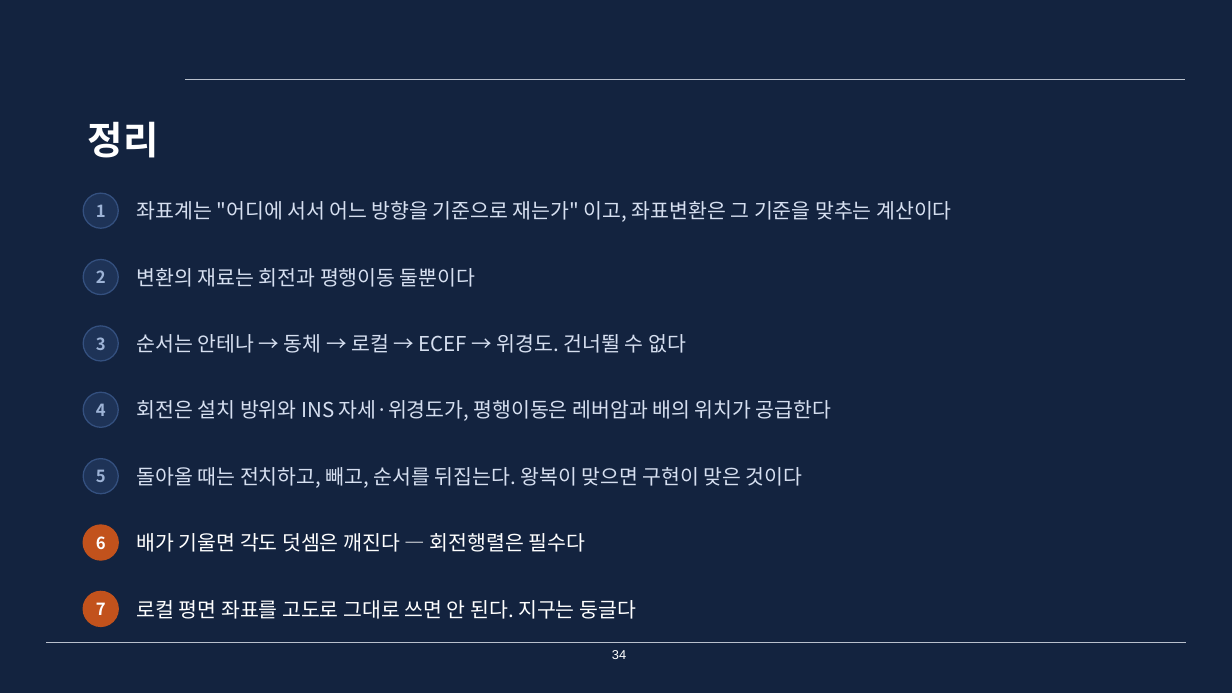
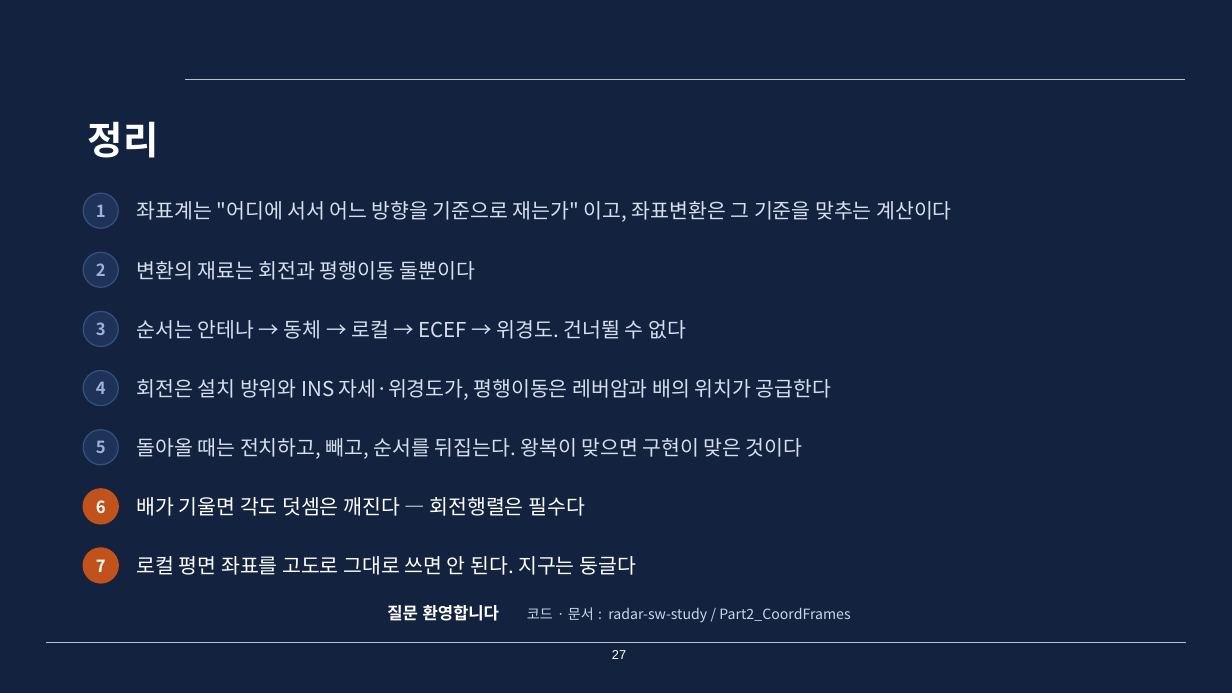
Before and after one commit to harley-hwan/IpcProc, a slide deck: slide 27 of Part2_CoordFrames/ref/산출물/Chapter2_coordinate_systems.pptx (slide 34 before the commit). Drawn at 1232x693 pixels with LibreOffice and Linux fonts; fonts in the diff are those of the drawing. Boxes give left, top, right and bottom in pixels: in the first picture for what was removed or moved away, otherwise in the second. Text is boxed around its words. In the diff, an @@ line names an element or a change of style, - is before the commit and + after.

```diff
--- a/Part2_CoordFrames/ref/산출물/Chapter2_coordinate_systems.pptx
+++ b/Part2_CoordFrames/ref/산출물/Chapter2_coordinate_systems.pptx
@@ text "2": place and size @@
-text "2" at bbox=[96, 270, 106, 283]
+text "2" at bbox=[96, 263, 106, 276]
@@ ellipse: place and size @@
-ellipse at bbox=[83, 260, 118, 295]
+ellipse at bbox=[83, 252, 118, 287]
@@ text "변환의 재료는 회전과 평행이동 둘뿐이다": place and size @@
-text "변환의 재료는 회전과 평행이동 둘뿐이다" at bbox=[137, 268, 475, 287]
+text "변환의 재료는 회전과 평행이동 둘뿐이다" at bbox=[137, 261, 475, 280]
@@ 2 texts, 1 ellipse: place and size @@
-2 texts, 1 ellipse at bbox=[83, 326, 686, 361]
+2 texts, 1 ellipse at bbox=[83, 311, 686, 347]
@@ 2 texts, 1 ellipse: place and size @@
-2 texts, 1 ellipse at bbox=[83, 393, 831, 428]
+2 texts, 1 ellipse at bbox=[83, 371, 832, 406]
@@ 2 texts, 1 ellipse: place and size @@
-2 texts, 1 ellipse at bbox=[83, 458, 803, 494]
+2 texts, 1 ellipse at bbox=[83, 430, 803, 465]
@@ 2 texts, 1 ellipse: place and size @@
-2 texts, 1 ellipse at bbox=[83, 525, 585, 560]
+2 texts, 1 ellipse at bbox=[83, 489, 585, 524]
@@ 2 texts, 1 ellipse: place and size @@
-2 texts, 1 ellipse at bbox=[83, 592, 636, 627]
+2 texts, 1 ellipse at bbox=[83, 548, 636, 583]
@@ text added at bbox=[387, 605, 850, 623], 11 pt, text #C9D6EC @@
+질문 환영합니다 코드 · 문서 : radar-sw-study / Part2_CoordFrames
@@ page number at bbox=[612, 650, 626, 659]: text changed @@
-34
+27
```
Also in this commit, not shown: 20 other slides changed, 4 slides added, 9 slides removed, 4 other files.
